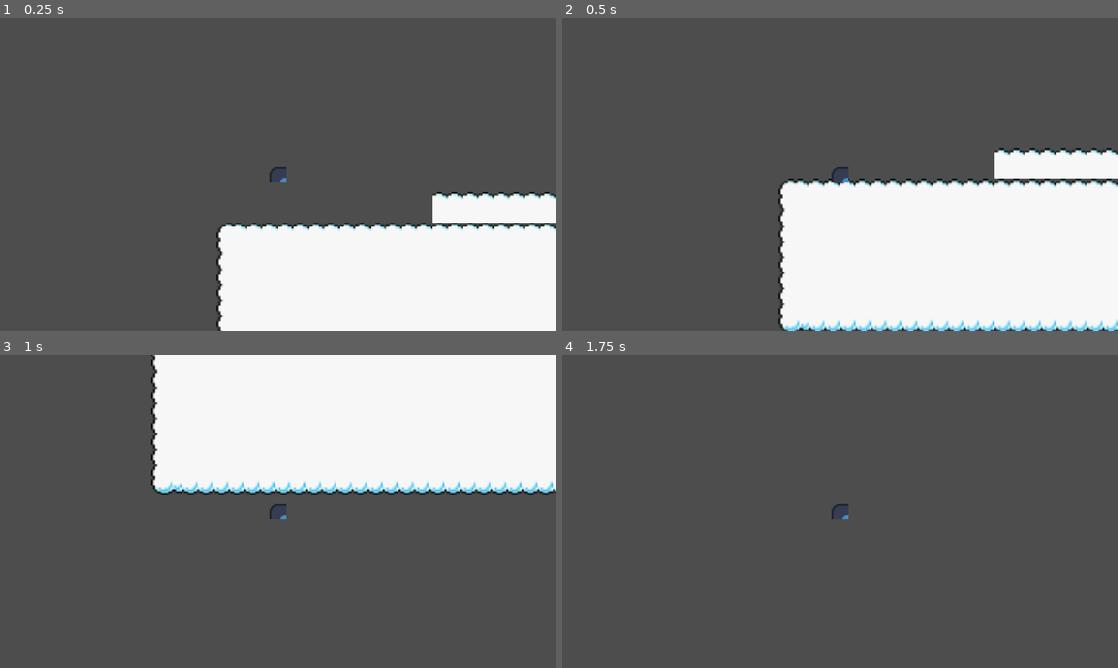
Above: before the commit, frames 1-4 (two rows, left to right).
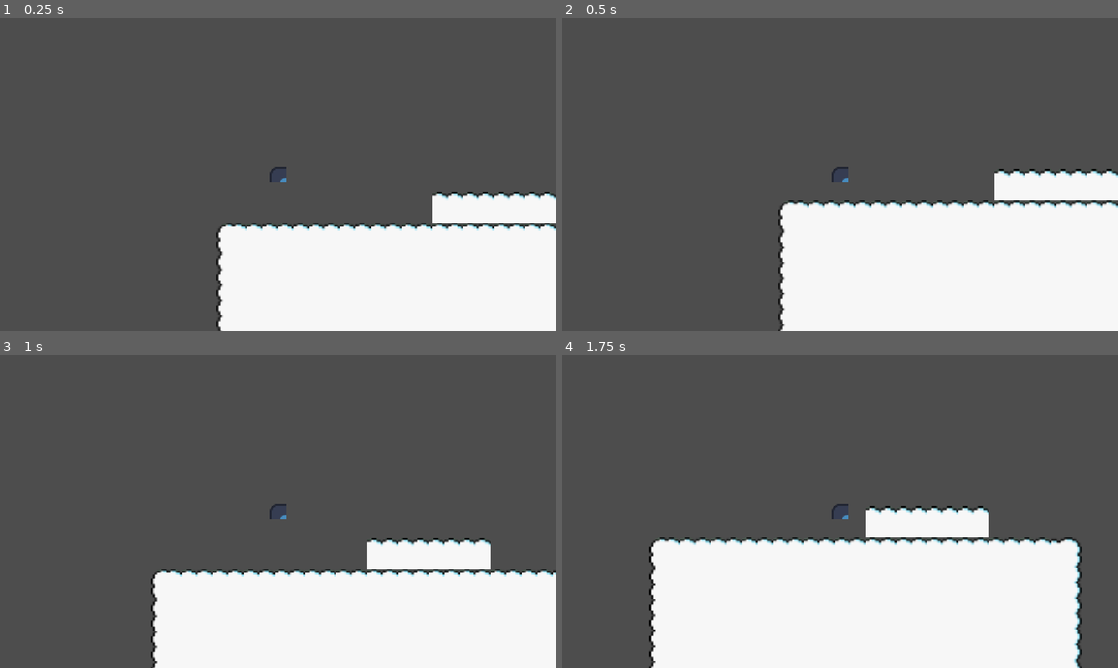
Above: after the commit, the same moments.

Repository: Milo-Griffiths/GameJam-Time
Game: Godot game, scene res://scenes/main.tscn
Two runs of this game, one before a commit and one after it. Both use one fixed random seed, a clock stepped at 60 frames per second and the inputs below. The engine's default icon, where the game draws it, is replaced by a stand-in: a white triangle on a blue panel in a dark square.
Inputs:
- Up to frame 1 (0.25 s): no input
- Up to frame 2 (0.5 s): no input
- Up to frame 3 (1 s): hold Right (right) from 0.53 s (still down); tap Up (up) at 0.77 s
- Up to frame 4 (1.75 s): keep holding Right (right); tap Up (up) at 1.52 s

Frame 1 is identical in both runs. In frame 2, 7.1% of the frame differs, in the area x 38-100%, y 41-100%; in frame 3, 57%, in the area x 27-100%, y 0-100%; in frame 4, 34%.

Commit message:
Added physics

Diff:
--- a/project.godot
+++ b/project.godot
@@ -23,13 +23,6 @@
 [dotnet]
 
 project/assembly_name="TimeJam"
-
-[layer_names]
-
-2d_physics/layer_1="Environment1"
-2d_physics/layer_2="Player"
-2d_physics/layer_3="Enemies"
-2d_physics/layer_4="Objects"
 
 [input]
 
@@ -58,6 +51,14 @@
 , Object(InputEventKey,"resource_local_to_scene":false,"resource_name":"","device":-1,"window_id":0,"alt_pressed":false …(186 unchanged characters)…
 ]
 }
+
+[layer_names]
+
+2d_physics/layer_1="Environment1"
+2d_physics/layer_2="Player"
+2d_physics/layer_3="Enemies"
+2d_physics/layer_4="Objects"
+
 [physics]
 
 3d/physics_engine="Jolt Physics"
--- a/scenes/levels/Level1.tscn
+++ b/scenes/levels/Level1.tscn
@@ -5644,9 +5644,13 @@
 92:59/0 = 0
 93:59/0 = 0
 0:60/0 = 0
+0:60/0/physics_layer_0/polygon_0/points = PackedVector2Array(-8, -8, 8, -8, 8, 8, -8, 8)
 1:60/0 = 0
+1:60/0/physics_layer_0/polygon_0/points = PackedVector2Array(-8, -8, 8, -8, 8, 8, -8, 8)
 2:60/0 = 0
+2:60/0/physics_layer_0/polygon_0/points = PackedVector2Array(-8, -8, 8, -8, 8, 8, -8, 8)
 3:60/0 = 0
+3:60/0/physics_layer_0/polygon_0/points = PackedVector2Array(-8, -8, 8, -8, 8, 8, -8, 8)
 4:60/0 = 0
 5:60/0 = 0
 6:60/0 = 0
@@ -5738,9 +5742,13 @@
 92:60/0 = 0
 93:60/0 = 0
 0:61/0 = 0
+0:61/0/physics_layer_0/polygon_0/points = PackedVector2Array(-8, -8, 8, -8, 8, 8, -8, 8)
 1:61/0 = 0
+1:61/0/physics_layer_0/polygon_0/points = PackedVector2Array(-8, -8, 8, -8, 8, 8, -8, 8)
 2:61/0 = 0
+2:61/0/physics_layer_0/polygon_0/points = PackedVector2Array(-8, -8, 8, -8, 8, 8, -8, 8)
 3:61/0 = 0
+3:61/0/physics_layer_0/polygon_0/points = PackedVector2Array(-8, -8, 8, -8, 8, 8, -8, 8)
 4:61/0 = 0
 5:61/0 = 0
 6:61/0 = 0
@@ -5832,9 +5840,13 @@
 92:61/0 = 0
 93:61/0 = 0
 0:62/0 = 0
+0:62/0/physics_layer_0/polygon_0/points = PackedVector2Array(-8, -8, 8, -8, 8, 8, -8, 8)
 1:62/0 = 0
+1:62/0/physics_layer_0/polygon_0/points = PackedVector2Array(-8, -8, 8, -8, 8, 8, -8, 8)
 2:62/0 = 0
+2:62/0/physics_layer_0/polygon_0/points = PackedVector2Array(-8, -8, 8, -8, 8, 8, -8, 8)
 3:62/0 = 0
+3:62/0/physics_layer_0/polygon_0/points = PackedVector2Array(-8, -8, 8, -8, 8, 8, -8, 8)
 4:62/0 = 0
 5:62/0 = 0
 6:62/0 = 0
@@ -5926,9 +5938,13 @@
 92:62/0 = 0
 93:62/0 = 0
 0:63/0 = 0
+0:63/0/physics_layer_0/polygon_0/points = PackedVector2Array(-8, -8, 8, -8, 8, 8, -8, 8)
 1:63/0 = 0
+1:63/0/physics_layer_0/polygon_0/points = PackedVector2Array(-8, -8, 8, -8, 8, 8, -8, 8)
 2:63/0 = 0
+2:63/0/physics_layer_0/polygon_0/points = PackedVector2Array(-8, -8, 8, -8, 8, 8, -8, 8)
 3:63/0 = 0
+3:63/0/physics_layer_0/polygon_0/points = PackedVector2Array(-8, -8, 8, -8, 8, 8, -8, 8)
 4:63/0 = 0
 5:63/0 = 0
 6:63/0 = 0
Not shown, added: assets/tile.png.import
